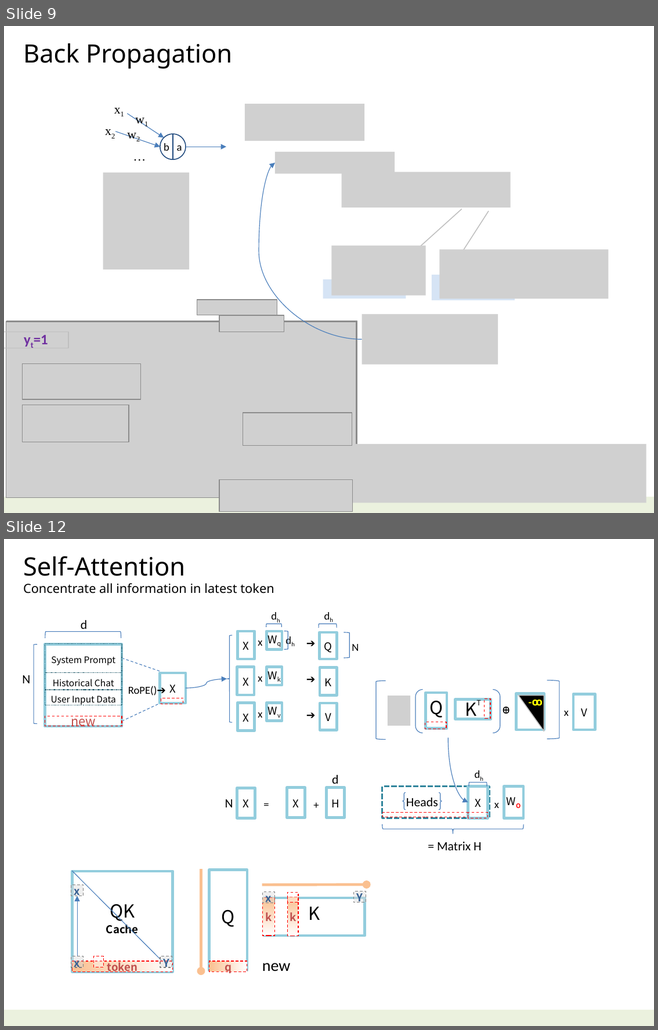
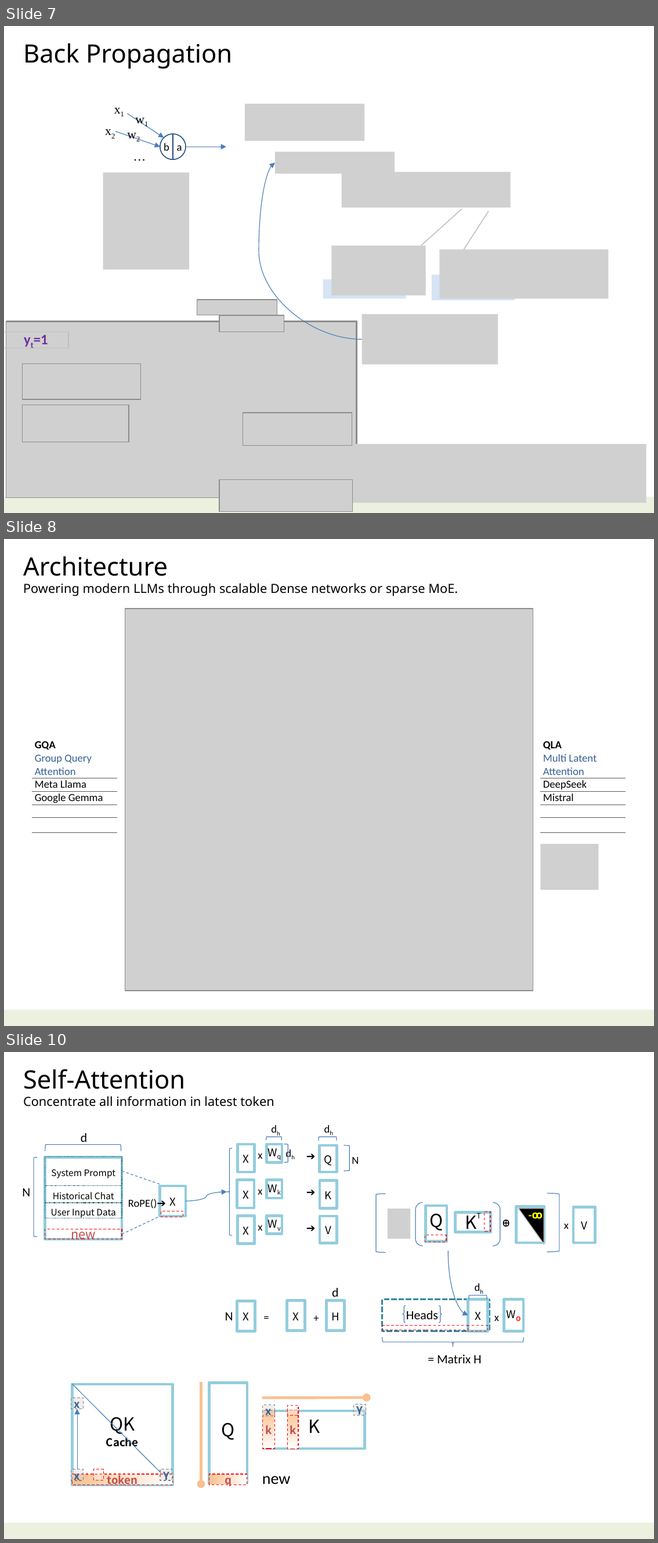
Before and after one commit to navibator/crazy-ai, a slide deck: ai.pptx. Shown one above the other, each under a label of ours: slides 9 and 12 before the commit, slides 7, 8 and 10 after it; the slides between them are not shown. The pictures are 658x1030 and 658x1543 pixels, drawn with LibreOffice and Linux fonts; fonts in the diff are those of the drawing; grey boxes stand for pictures. Boxes give left, top, right and bottom in pixels: in the first picture for what was removed or moved away, otherwise in the second. Text is boxed around its words. In the diff, an @@ line names an element or a change of style, - is before the commit and + after.

```diff
--- a/ai.pptx
+++ b/ai.pptx
@@ slide 8 added at <box>4,539,654,1026</box>, background #FFFFFF; not listed: 1 template element that a slide beside it also shows @@
@@ text added at <box>23,556,458,596</box>, 14 pt, text #000000 @@
+Architecture
+Powering modern LLMs through scalable Dense networks or sparse MoE.
@@ picture added at <box>125,609,533,990</box> @@
@@ table added at <box>32,739,117,827</box>, 5 rows, 1 columns @@
+GQA / Group Query / Attention
+Meta Llama
+Google Gemma
+
+
@@ table added at <box>540,739,625,827</box>, 5 rows, 1 columns @@
+QLA / Multi Latent / Attention
+DeepSeek
+Mistral
+
+
@@ picture added at <box>540,843,598,890</box> @@
@@ what was slide 9 is now slide 7 @@
@@ what was slide 12 is now slide 10 @@
```
Also in this commit, not shown: 4 slides changed, 2 other slides added, 5 slides removed, 1 other file.
